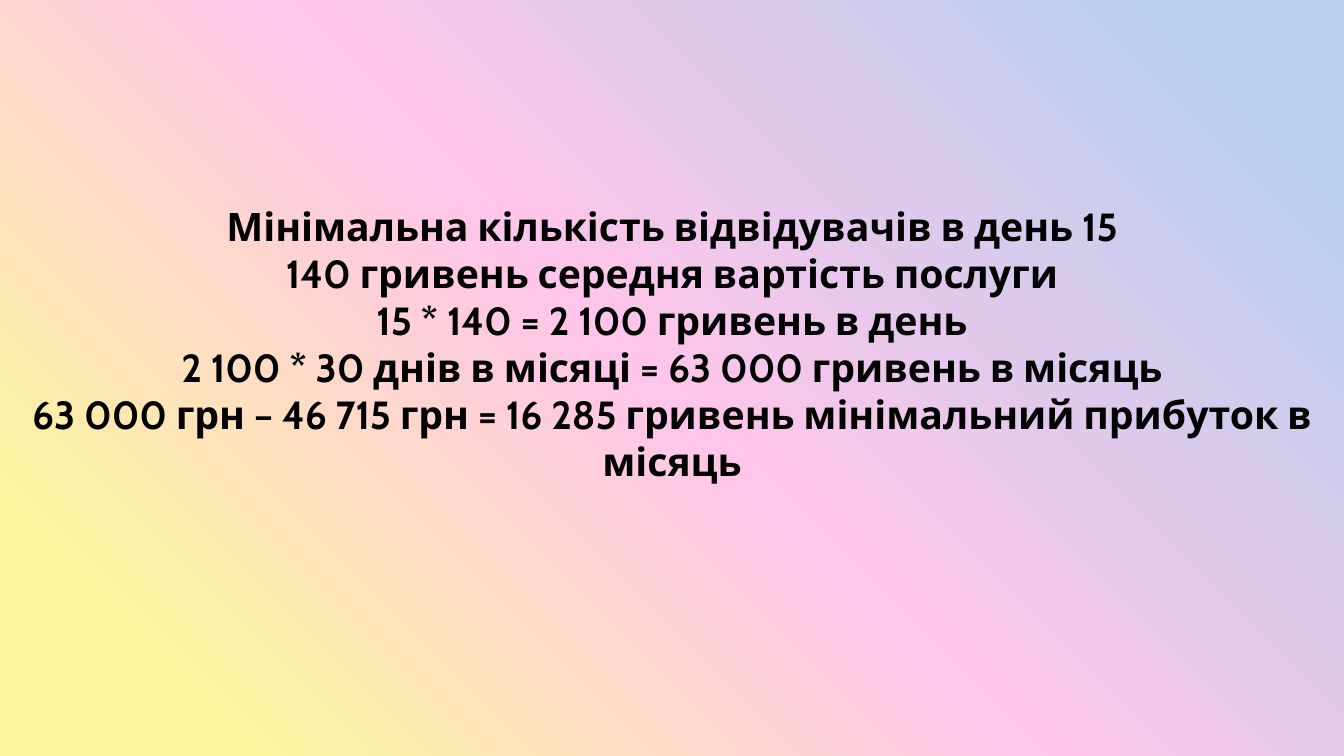
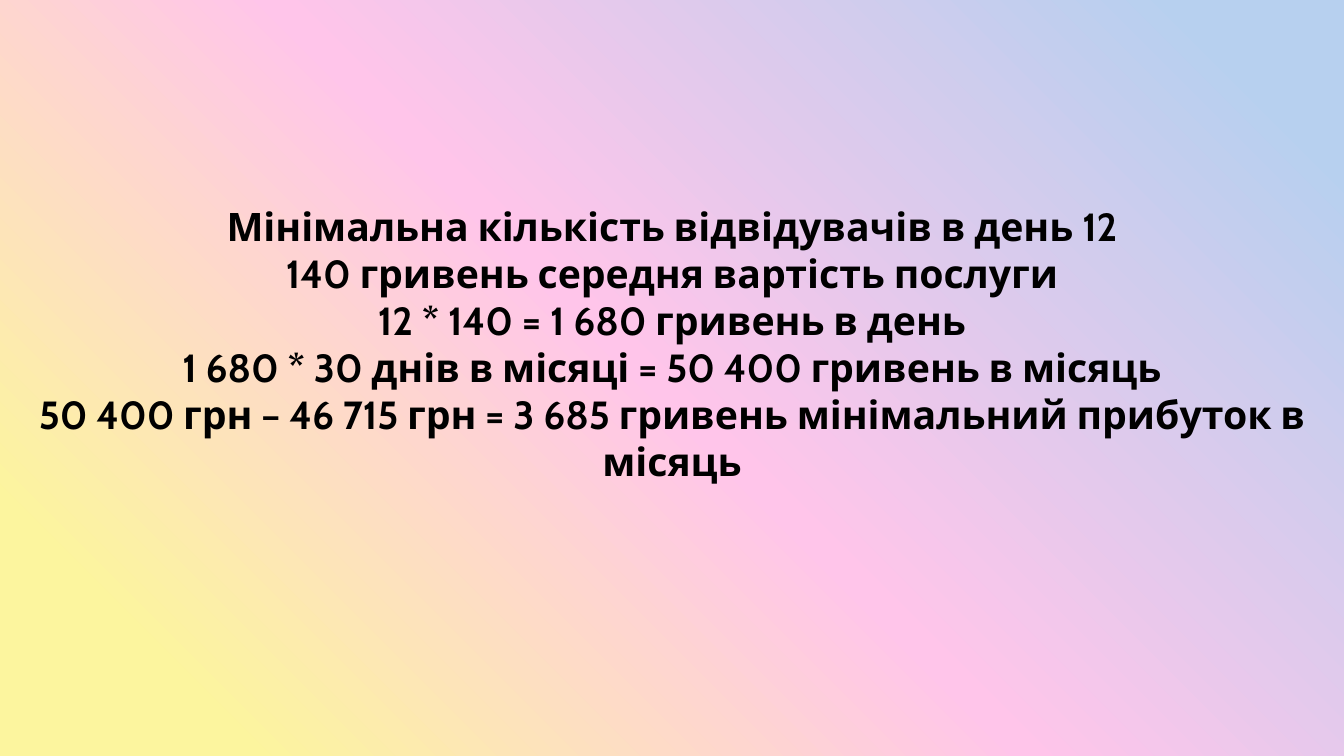
Before and after one commit to SashaGaran/Katya_diplomna, a slide deck: slide 13 of diplomna.pptx. Drawn at 1344x756 pixels with LibreOffice and Linux fonts; fonts in the diff are those of the drawing. Boxes give left, top, right and bottom in pixels: in the first picture for what was removed or moved away, otherwise in the second. Text is boxed around its words. In the diff, an @@ line names an element or a change of style, - is before the commit and + after.

```diff
--- a/diplomna.pptx
+++ b/diplomna.pptx
@@ text at (227, 211, 1117, 251): text changed @@
-Мінімальна кількість відвідувачів в день 15
+Мінімальна кількість відвідувачів в день 12
@@ text at (39, 307, 1305, 484): text changed @@
-15 * 140 = 2 100 гривень в день
-2 100 * 30 днів в місяці = 63 000 гривень в місяць
-63 000 грн – 46 715 грн = 16 285 гривень мінімальний прибуток в місяць
+12 * 140 = 1 680 гривень в день
+1 680 * 30 днів в місяці = 50 400 гривень в місяць
+50 400 грн – 46 715 грн = 3 685 гривень мінімальний прибуток в місяць
```
